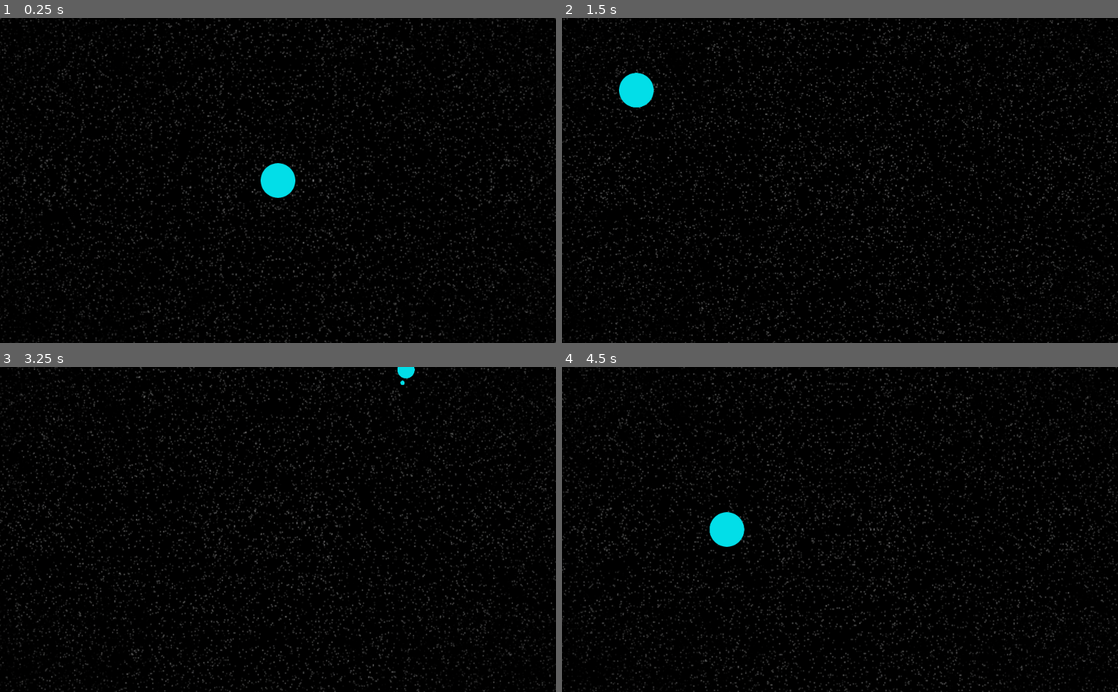
Above: before the commit, frames 1-4 (two rows, left to right).
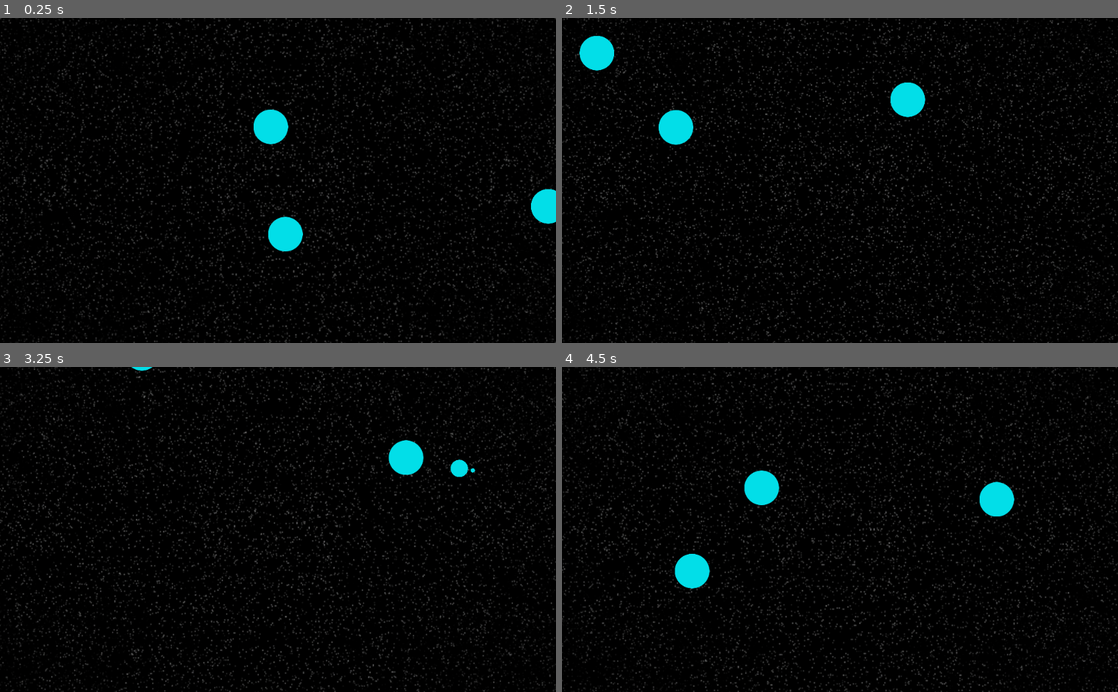
Above: after the commit, the same moments.

Repository: Neerti/AutonomyGame
Game: Godot game, scene res://Main.tscn
Two runs of this game, one before a commit and one after it. Both use one fixed random seed, a clock stepped at 60 frames per second and the inputs below.
Inputs:
- Up to frame 1 (0.25 s): no input
- Up to frame 2 (1.5 s): hold Right (ui_right) 0.53-1.28 s; hold Page Up (zoom_in) 0.53-1.28 s; hold Down (ui_down) from 1.28 s (still down); tap Page Down (zoom_out) at 1.35 s
- Up to frame 3 (3.25 s): release Down (ui_down) at 2.03 s; hold Right (ui_right) 2.03-2.78 s; hold Page Up (zoom_in) 2.03-2.78 s; hold Up (ui_up) from 2.78 s (still down); tap Page Down (zoom_out) at 2.85 s
- Up to frame 4 (4.5 s): release Up (ui_up) at 3.53 s; hold Page Up (zoom_in) 3.53-4.28 s; hold Left (ui_left) from 3.53 s (still down); tap Page Down (zoom_out) at 4.35 s

The runs differ from the first frame. In frame 1, 2.0% of the frame differs, in the area x 45-100%, y 28-72%; in frame 2, 2.2%; in frame 3, 0.8%; in frame 4, 2.2%, in the area x 20-82%, y 31-69%.

Commit message:
Adds binary system testing json file.

Diff:
--- /dev/null
+++ b/Game/Data/test_galaxy.json
@@ -0,0 +1,39 @@
+{
+	"solar_systems": {
+		"Binary System": {
+			"pos_x": 0,
+			"pos_y": 0,
+			"orbitals": {
+				"Binary A": {
+					"distance": 0.1,
+					"angle": 0.0
+				},
+				"Binary B": {
+					"distance": 0.1,
+					"angle": 3.14
+				},
+				"Planet A": {
+					"distance": 0.5,
+				},
+				"Planet B": {
+					"distance": 1.0,
+					"orbitals": {
+						"Moon A": {
+							"distance": 0.1,
+							"scale": 0.5,
+							"orbitals": {
+								"Station A": {
+									"distance": 0.05,
+									"scale": 0.25
+								}
+							}
+						}
+					}
+				},
+				"Planet C": {
+					"distance": 1.5
+				},
+			}
+		}
+	}
+}
--- a/Game/Map.gd
+++ b/Game/Map.gd
@@ -3,7 +3,7 @@
 # class member variables go here, for example:
 # var a = 2
 # var b = "textvar"
-var default_galaxy_path = "res://Data/default_galaxy.json"
+var default_galaxy_path = "res://Data/test_galaxy.json"
 
 func _ready():
 	generate_map_from_dict(load_json(default_galaxy_path))
--- a/Game/Map.tscn
+++ b/Game/Map.tscn
@@ -2,6 +2,6 @@
 
 [ext_resource path="res://Map.gd" type="Script" id=1]
 
-[node name="Map" type="Node"]
+[node name="Map" type="Node" index="0"]
 
 script = ExtResource( 1 )
--- a/Game/Orbital.gd
+++ b/Game/Orbital.gd
@@ -32,7 +32,7 @@
 
 var _orbital_period = 365 # How long it takes to orbit once.
 var _current_angle = 0 # Radians.
-export (float) var _initial_angle = null # Ditto.
+export (float) var initial_angle = null # Ditto.
 
 var time = 0 # Todo: Remove in favor of universal time.
 
@@ -47,8 +47,8 @@
 		return
 
 	_orbital_period = calculate_orbital_period(orbital_distance)
-	if(_initial_angle == null):
-		_initial_angle = TAU * randf() # Randomize the starting angle if not set.
+	if(initial_angle == null):
+		initial_angle = TAU * randf() # Randomize the starting angle if not set.
 	print(str(_orbital_period))
 
 # Todo: Remove this
@@ -61,8 +61,8 @@
 
 func update_orbital_position():
 	var pos = Vector2(
-			sin(_current_angle + _initial_angle) * orbital_distance * PIXELS_PER_AU,
-			cos(_current_angle + _initial_angle) * orbital_distance * PIXELS_PER_AU
+			sin(_current_angle + initial_angle) * orbital_distance * PIXELS_PER_AU,
+			cos(_current_angle + initial_angle) * orbital_distance * PIXELS_PER_AU
 			)
 	position = pos
 
--- a/Game/Orbital.tscn
+++ b/Game/Orbital.tscn
@@ -3,13 +3,13 @@
 [ext_resource path="res://Orbital.gd" type="Script" id=1]
 [ext_resource path="res://Star/star_placeholder.png" type="Texture" id=2]
 
-[node name="Orbiter" type="Position2D" index="0"]
+[node name="Orbiter" type="Position2D"]
 
 script = ExtResource( 1 )
 _sections_unfolded = [ "Transform" ]
 retrograde = false
 orbital_distance = 1
-_initial_angle = null
+initial_angle = null
 
 [node name="Sprite" type="Sprite" parent="." index="0"]
 
